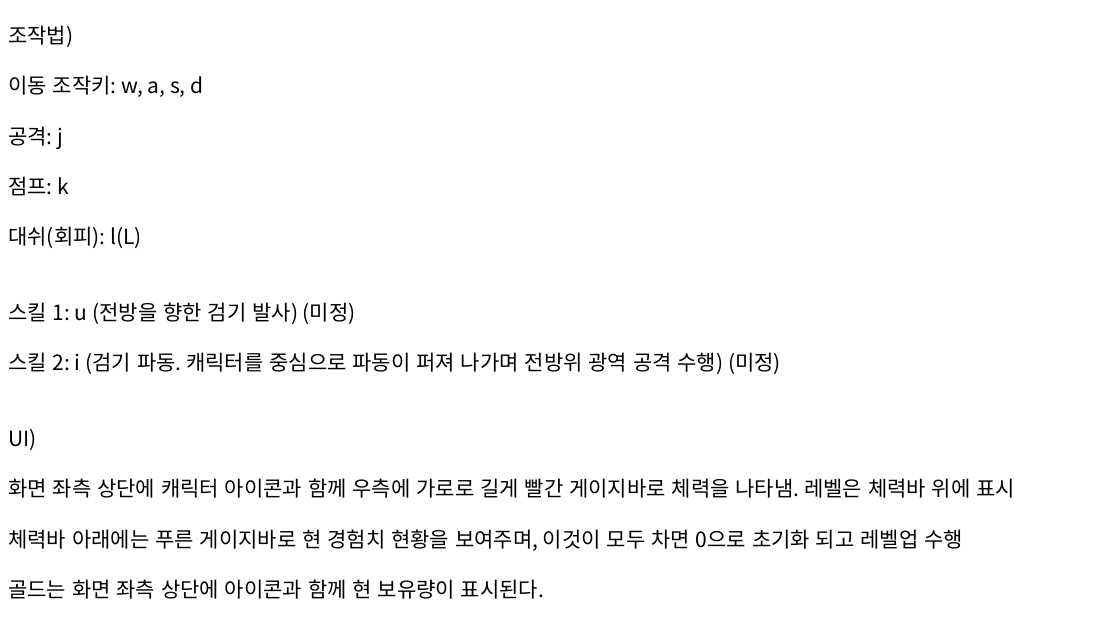
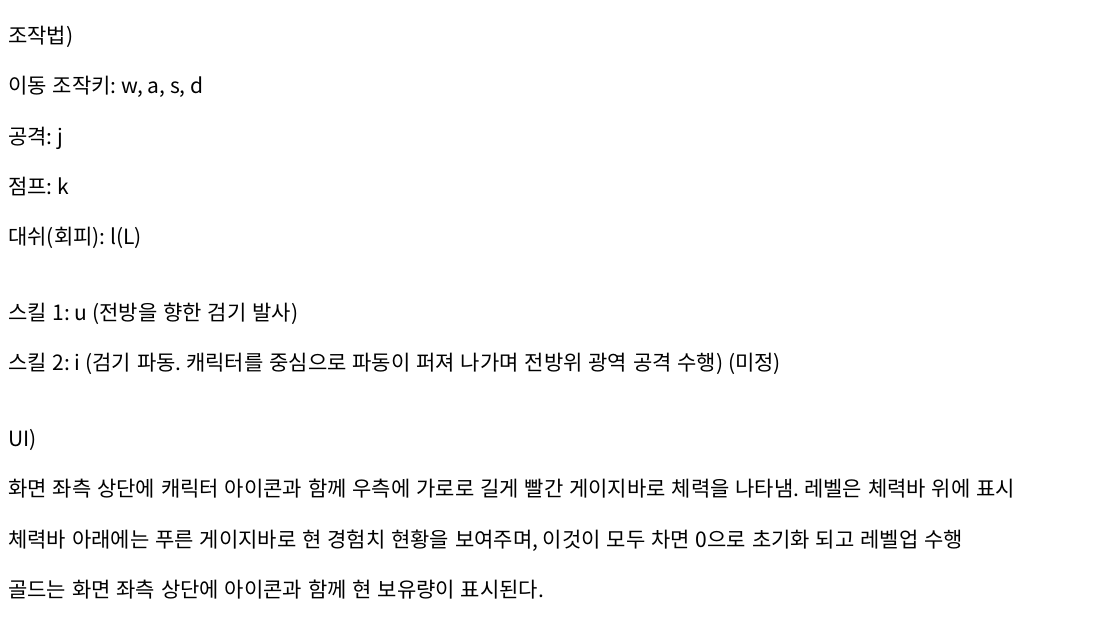
Before and after one commit to yongho4389/2DGP-GAME_PROJECT, a slide deck: slide 8 of 1차 프로젝트 발표 자료 - 2022180037 임용호.pptx. Drawn at 1120x630 pixels with LibreOffice and Linux fonts; fonts in the diff are those of the drawing. Boxes give left, top, right and bottom in pixels: in the first picture for what was removed or moved away, otherwise in the second. Text is boxed around its words. In the diff, an @@ line names an element or a change of style, - is before the commit and + after.

```diff
--- a/1차 프로젝트 발표 자료 - 2022180037 임용호.pptx
+++ b/1차 프로젝트 발표 자료 - 2022180037 임용호.pptx
@@ text at bbox=[8, 302, 298, 324]: text changed @@
-스킬 1: u (전방을 향한 검기 발사) (미정)
+스킬 1: u (전방을 향한 검기 발사)
```
Also in this commit, not shown: 1 other slide changed, 2 other files.
